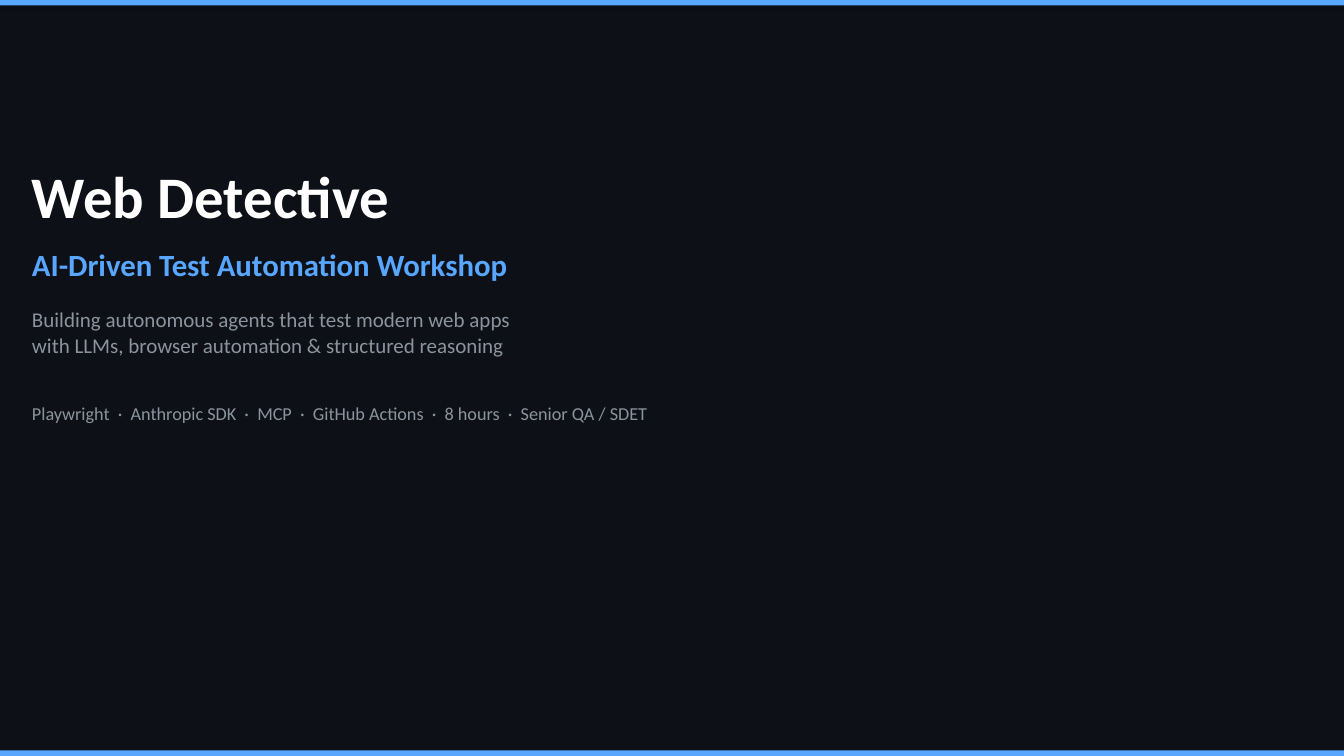
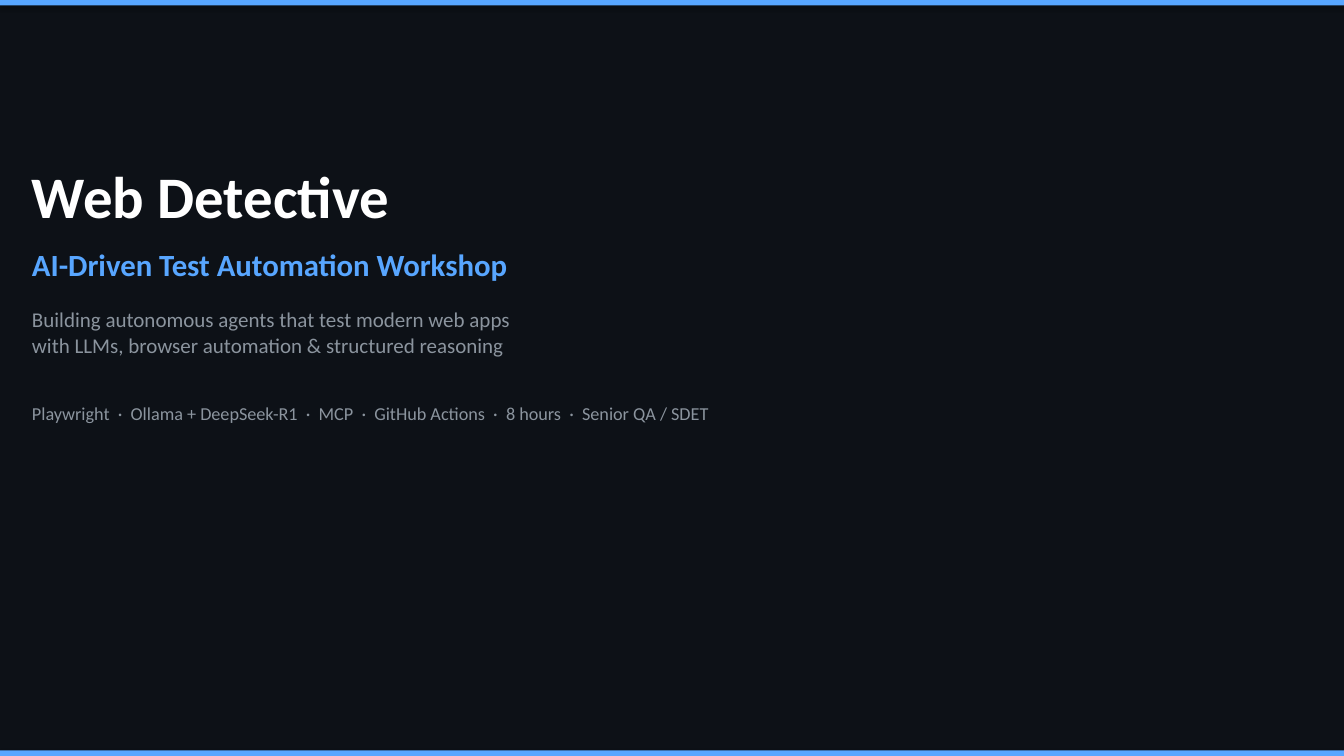
Before and after one commit to QA-Olympians-Academy/web-detective, a slide deck: slide 1 of web-detective-workshop.pptx. Drawn at 1344x756 pixels with LibreOffice and Linux fonts; fonts in the diff are those of the drawing. Boxes give left, top, right and bottom in pixels: in the first picture for what was removed or moved away, otherwise in the second. Text is boxed around its words. In the diff, an @@ line names an element or a change of style, - is before the commit and + after.

Commit message:
replace anthropic with ollama

```diff
--- a/web-detective-workshop.pptx
+++ b/web-detective-workshop.pptx
@@ text at [32, 407, 708, 423]: text changed @@
-Playwright · Anthropic SDK · MCP · GitHub Actions · 8 hours · Senior QA / SDET
+Playwright · Ollama + DeepSeek-R1 · MCP · GitHub Actions · 8 hours · Senior QA / SDET
```
Also in this commit, not shown: 15 other slides changed, 1 slide added, 1 slide removed, 20 other files.
